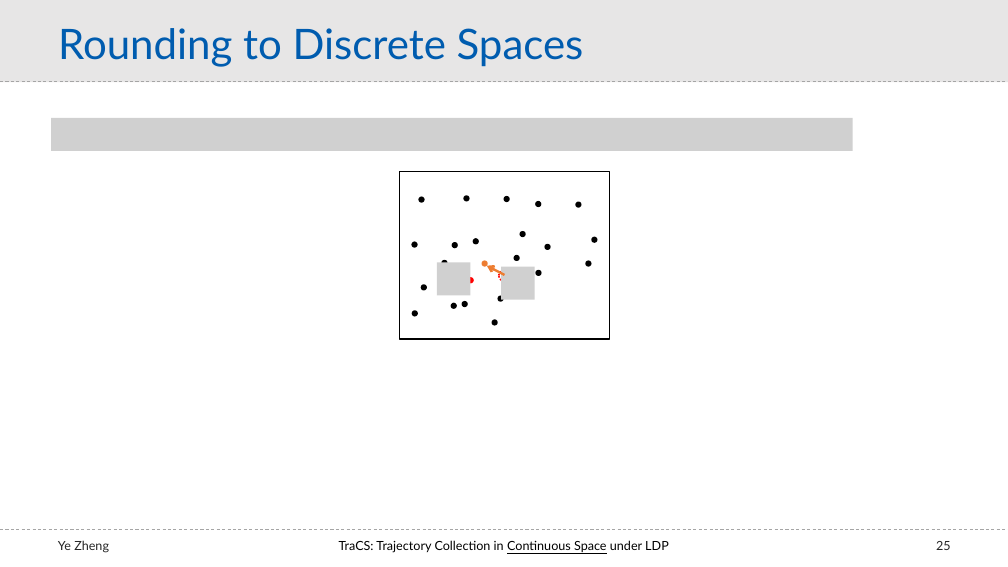
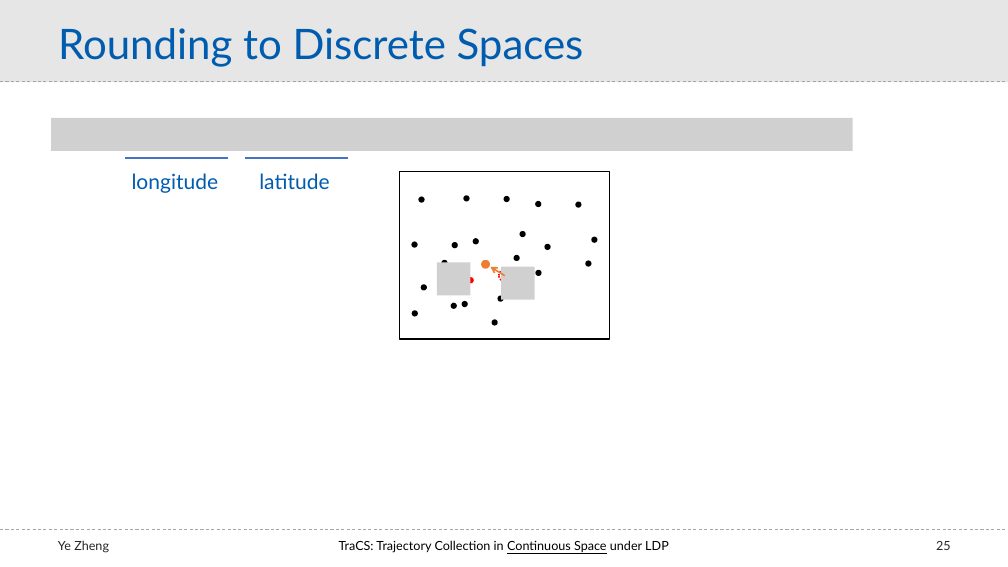
Before and after one commit to ZhengYeah/TraCS, a slide deck: slide 25 of others/tracs_slides.pptx. Drawn at 1008x567 pixels with LibreOffice and Linux fonts; fonts in the diff are those of the drawing; grey boxes stand for pictures. Boxes give left, top, right and bottom in pixels: in the first picture for what was removed or moved away, otherwise in the second. Text is boxed around its words. In the diff, an @@ line names an element or a change of style, - is before the commit and + after.

```diff
--- a/others/tracs_slides.pptx
+++ b/others/tracs_slides.pptx
@@ line added from (126, 158) to (228, 158), #4472C4 1.5 pt @@
@@ text added at (132, 173, 219, 193), 20 pt, text #005CAF @@
+longitude
@@ line added from (245, 158) to (348, 158), #4472C4 1.5 pt @@
@@ text added at (259, 173, 329, 189), 20 pt, text #005CAF @@
+latitude
@@ arrow moved from (487, 265) - (504, 275) to (491, 267) - (505, 276) @@
@@ arrow (491, 267) - (505, 276): stroke #ED7D31 2.25 pt to #ED7D31 1.5 pt @@
```
Also in this commit, not shown: 7 other slides changed, 1 other file.
